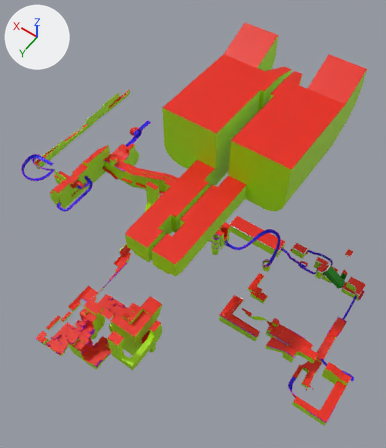
One commit to the Blender file The Flipper Framework/Assets/Game/Scenes/Zones/Altitude Limit/Models/Ob_Altitude Geometry.blend: the scene before it, then after it.
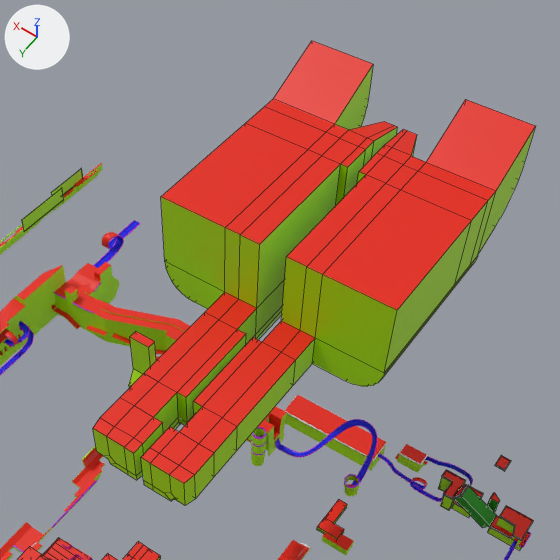
Each version is shown whole from a 50 mm lens placed at (-1247.0, 2417.0, 3358.0), pointed at (-180.0, 922.0, 1009.0), then close up on the part from 19% to 99% of the width and 0% to 68% of the height. The axes (+X, +Y, +Z) are drawn at upper left. The lights are the same throughout. The first two pictures are the older version. The close-ups show mesh edges as thin lines.
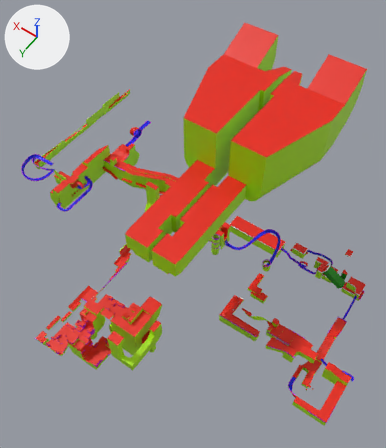
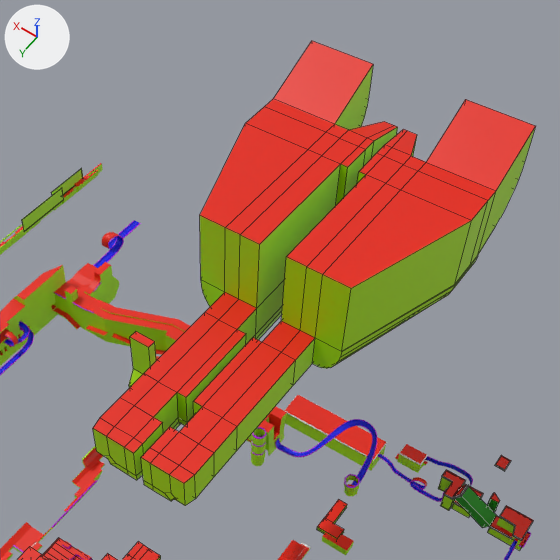
Location of each change, [x1, y1, x2, y2] in pixels of the close-ups (560 x 560 px; the box of a moved part takes in the faces that stretch with it):
part 1 of me_cube_084, moved or reshaped
    before: [161, 123, 307, 309]
    after: [200, 123, 307, 306]
part 2 of me_cube_109, moved or reshaped
    before: [312, 190, 472, 386]
    after: [312, 190, 472, 368]

The change, as a list of edits to the scene's bpy script:
```text
Change me_cube_084:
    where me_cube_084.from_pydata(...)  # 246 vertices, 223 faces; spans x -80.0..325.0, y -839.0..652.0, z -39.0..479.0
    used by ob_cube_106; location = (-83.0, 623.0, 1046.0)
    me_cube_084 part 1: all 10 vertices in x 209.0..325.0, y 0.0, z -4.0..379.0 are scaled about their middle by (0.642, 1, 1), then moved by (-124.0, 0.0, 0.0)
Change me_cube_109:
    where me_cube_109.from_pydata(...)  # 246 vertices, 223 faces; spans x -80.0..325.0, y -839.0..652.0, z -39.0..479.0
    used by ob_cube_108; location = (-243.0, 623.0, 1046.0); scale = (-1.0, 1.0, 1.0)
    me_cube_109 part 2: all 10 vertices in x 209.0..325.0, y 0.0, z -4.0..379.0 are scaled about their middle by (0.642, 1, 1), then moved by (-124.0, 0.0, 0.0)
```
